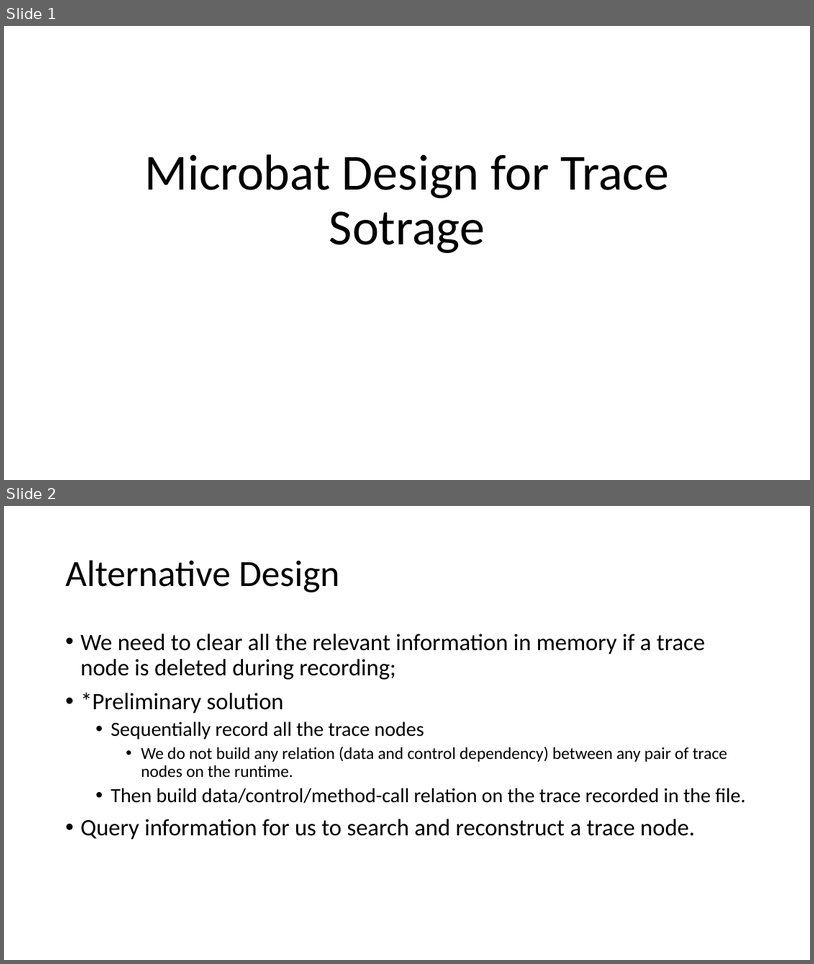
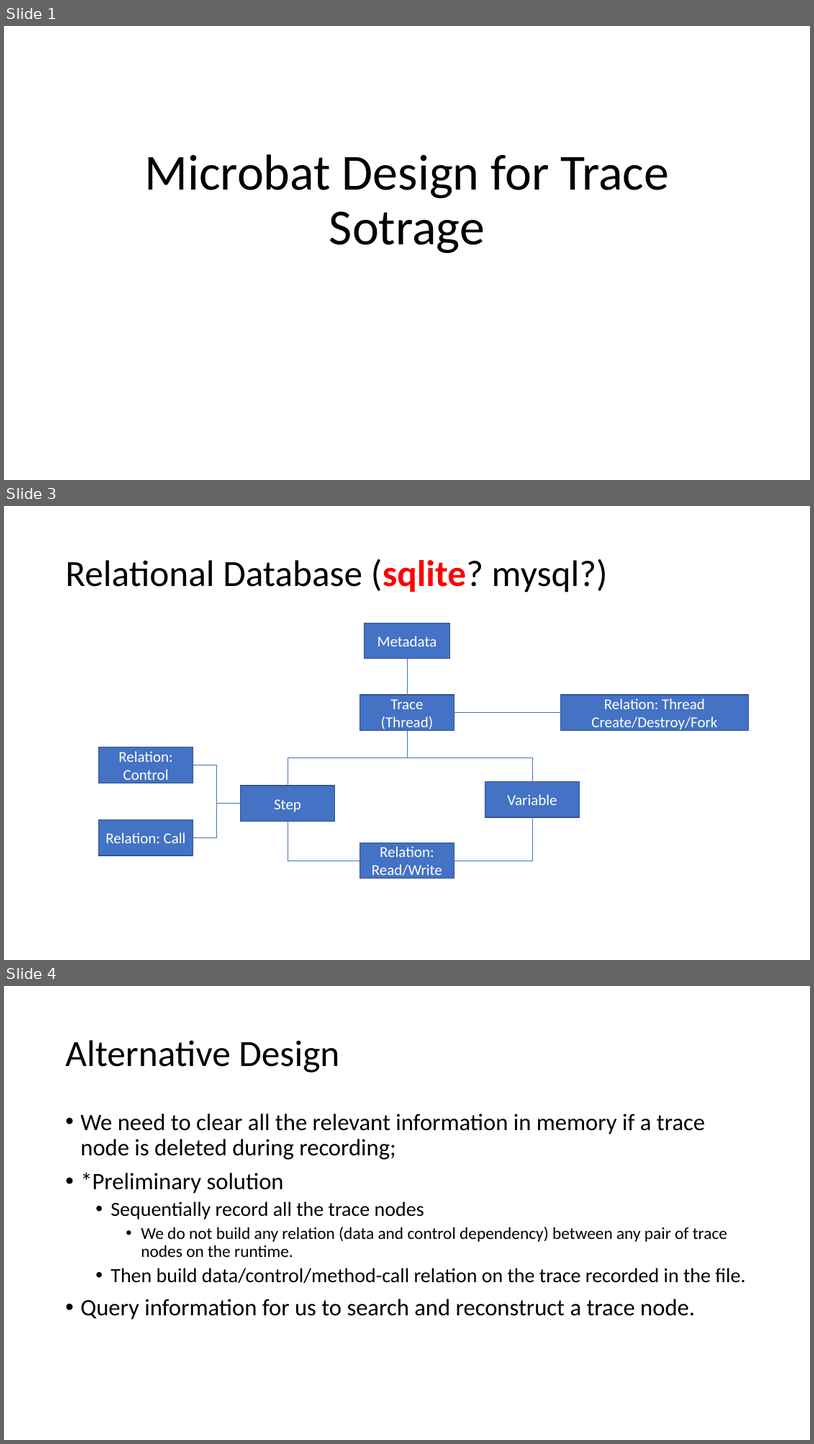
Before and after one commit to llmhyy/microbat, a slide deck: etc/Microbat Design for Trace Storage.pptx. Shown one above the other, each under a label of ours: slides 1 and 2 before the commit, slides 1, 3 and 4 after it; the slides between them are not shown. The pictures are 814x964 and 814x1444 pixels, drawn with LibreOffice and Linux fonts; fonts in the diff are those of the drawing. Boxes give left, top, right and bottom in pixels: in the first picture for what was removed or moved away, otherwise in the second. Text is boxed around its words. In the diff, an @@ line names an element or a change of style, - is before the commit and + after.

```diff
--- a/etc/Microbat Design for Trace Storage.pptx
+++ b/etc/Microbat Design for Trace Storage.pptx
@@ slide 3 added at <box>4,506,810,960</box>, background #FFFFFF @@
@@ title added at <box>65,559,608,592</box>, 44 pt, text #000000 @@
+Relational Database (sqlite? mysql?)
@@ rectangle added at <box>365,623,450,659</box>, fill #4472C4, outline #325491 1 pt, 18 pt, text #FFFFFF @@
+Metadata
@@ elbow line added from (407, 695) to (407, 659), #4472C4 0.5 pt @@
@@ rectangle added at <box>360,695,455,731</box>, fill #4472C4, outline #325491 1 pt, 18 pt, text #FFFFFF @@
+Trace (Thread)
@@ rectangle added at <box>561,695,748,731</box>, fill #4472C4, outline #325491 1 pt, 18 pt, text #FFFFFF @@
+Relation: Thread Create/Destroy/Fork
@@ elbow line added from (455, 713) to (561, 713), #4472C4 0.5 pt @@
@@ elbow line added from (407, 731) to (288, 785), #4472C4 0.5 pt @@
@@ elbow line added from (407, 731) to (532, 782), #4472C4 0.5 pt @@
@@ rectangle added at <box>99,747,193,783</box>, fill #4472C4, outline #325491 1 pt, 18 pt, text #FFFFFF @@
+Relation: Control
@@ elbow line added from (241, 803) to (193, 765), #4472C4 0.5 pt @@
@@ rectangle added at <box>241,785,335,821</box>, fill #4472C4, outline #325491 1 pt, 18 pt, text #FFFFFF @@
+Step
@@ rectangle added at <box>486,782,580,818</box>, fill #4472C4, outline #325491 1 pt, 18 pt, text #FFFFFF @@
+Variable
@@ elbow line added from (241, 803) to (193, 837), #4472C4 0.5 pt @@
@@ rectangle added at <box>99,820,193,856</box>, fill #4472C4, outline #325491 1 pt, 18 pt, text #FFFFFF @@
+Relation: Call
@@ elbow line added from (288, 821) to (360, 860), #4472C4 0.5 pt @@
@@ elbow line added from (532, 817) to (455, 860), #4472C4 0.5 pt @@
@@ rectangle added at <box>360,842,455,878</box>, fill #4472C4, outline #325491 1 pt, 18 pt, text #FFFFFF @@
+Relation: Read/Write
@@ what was slide 2 is now slide 4 @@
```
Also in this commit, not shown: 1 other slide added.
